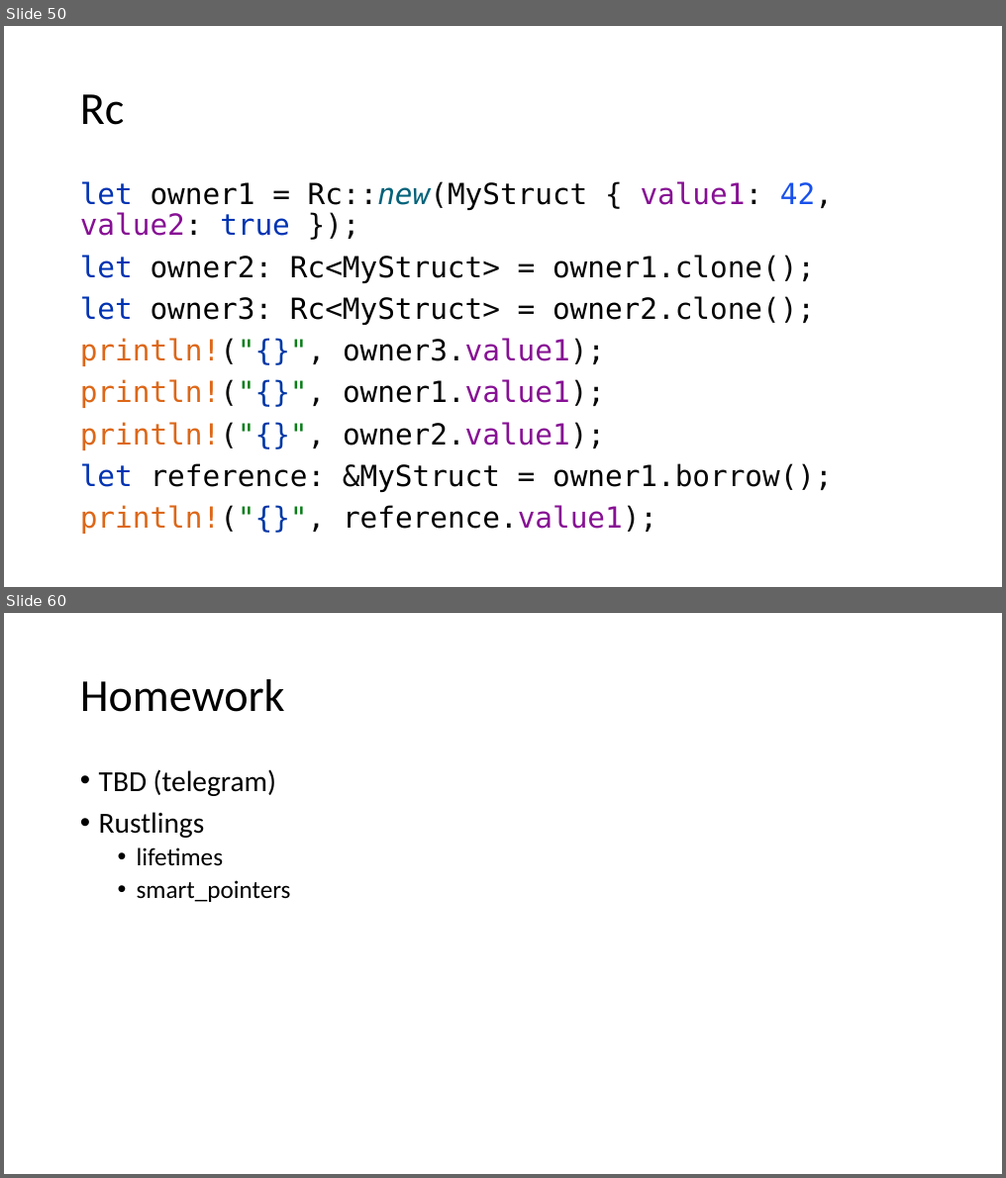
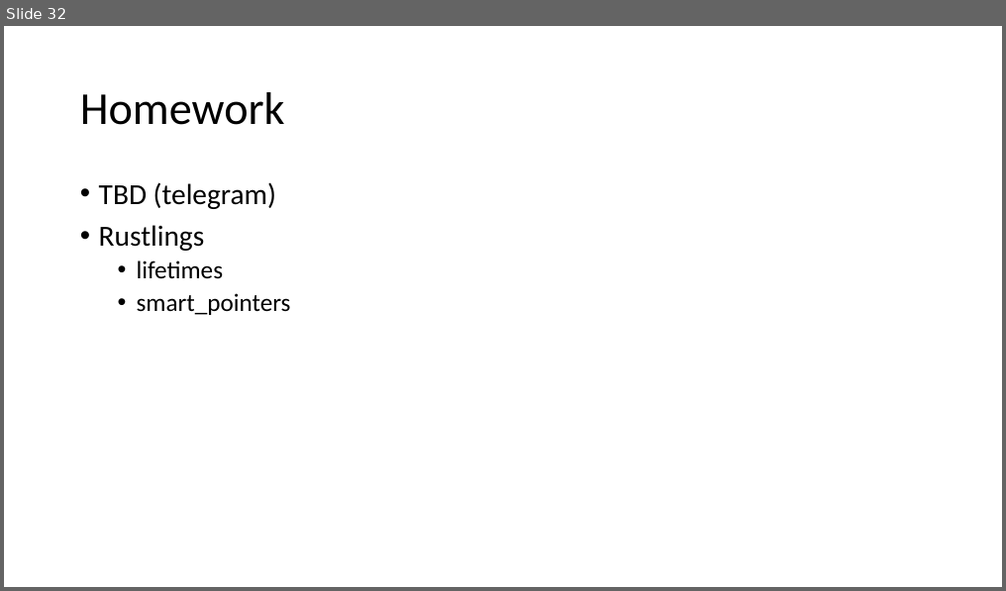
Before and after one commit to kugushev/course-rust-basics, a slide deck: src/03-LifetimesAndSmartPointers/03-LifetimesAndSmartPointers.pptx. Shown one above the other, each under a label of ours: slides 50 and 60 before the commit, slide 32 after it; the slides between them are not shown. The pictures are 1006x1178 and 1006x591 pixels, drawn with LibreOffice and Linux fonts; fonts in the diff are those of the drawing. Boxes give left, top, right and bottom in pixels: in the first picture for what was removed or moved away, otherwise in the second. Text is boxed around its words. In the diff, an @@ line names an element or a change of style, - is before the commit and + after.

```diff
--- a/src/03-LifetimesAndSmartPointers/03-LifetimesAndSmartPointers.pptx
+++ b/src/03-LifetimesAndSmartPointers/03-LifetimesAndSmartPointers.pptx
@@ slide 50 removed at [4, 26, 1002, 587], background #FFFFFF @@
@@ title removed at [80, 94, 125, 125] @@
-Rc
@@ text removed at [80, 181, 833, 534] @@
-let owner1 = Rc::new(MyStruct { value1: 42, value2: true });
-let owner2: Rc<MyStruct> = owner1.clone();
-let owner3: Rc<MyStruct> = owner2.clone();
-println!("{}", owner3.value1);
-println!("{}", owner1.value1);
-println!("{}", owner2.value1);
-let reference: &MyStruct = owner1.borrow();
-println!("{}", reference.value1);
@@ what was slide 60 is now slide 32 @@
```
Also in this commit, not shown: 27 other slides removed, 6 other files.
